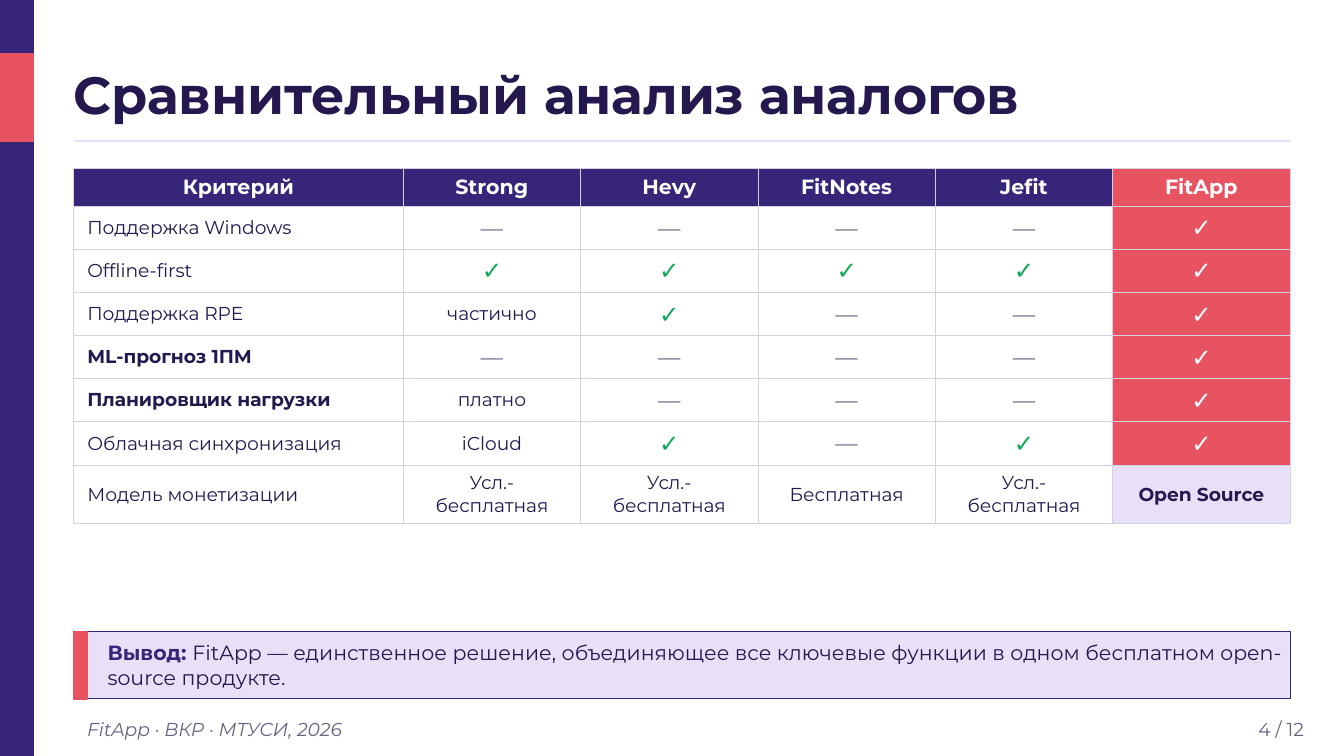
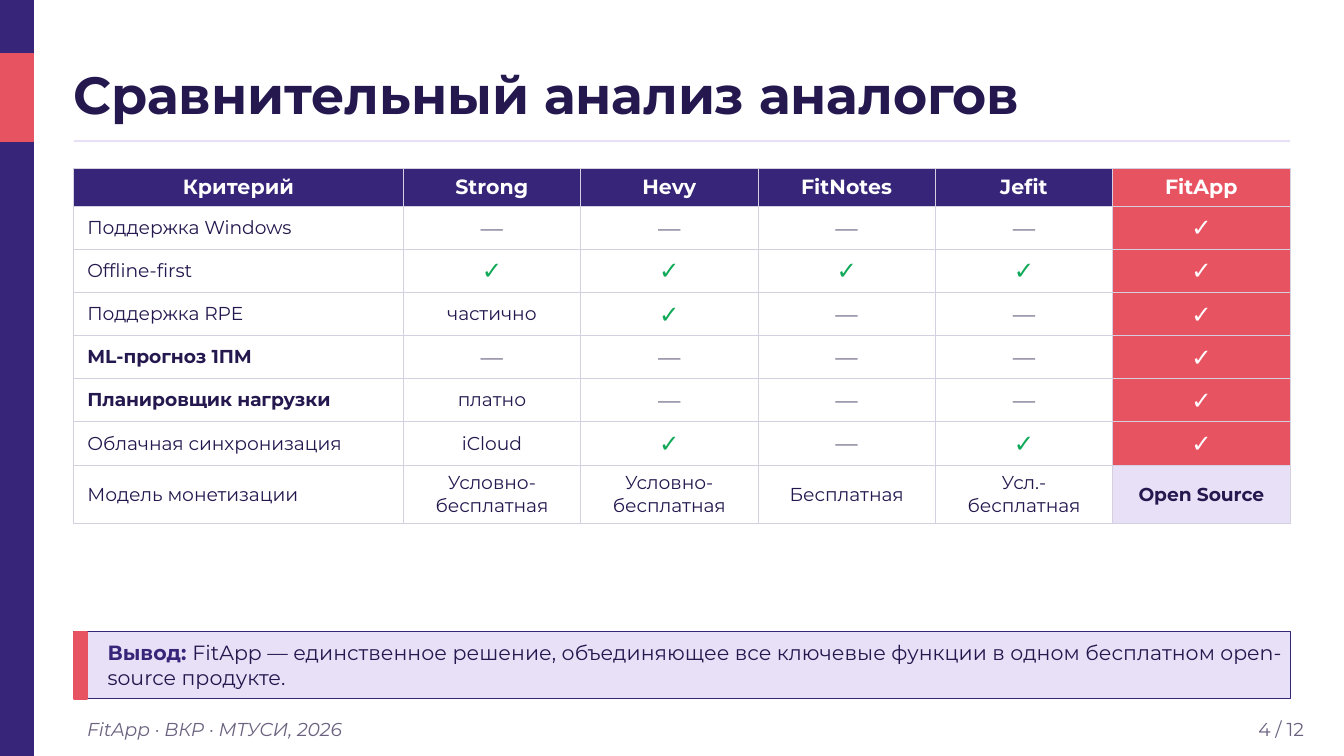
Before and after one commit to Gerasash/FitApp, a slide deck: slide 4 of VKR/presentation/presentation_zaschita_mtusi.pptx. Drawn at 1344x756 pixels with LibreOffice and Linux fonts; fonts in the diff are those of the drawing. Boxes give left, top, right and bottom in pixels: in the first picture for what was removed or moved away, otherwise in the second. Text is boxed around its words. In the diff, an @@ line names an element or a change of style, - is before the commit and + after.

```diff
--- a/VKR/presentation/presentation_zaschita_mtusi.pptx
+++ b/VKR/presentation/presentation_zaschita_mtusi.pptx
@@ table at [74, 168, 1290, 520] @@
-row 8, column 2: Усл.-бесплатная
+row 8, column 2: Условно-бесплатная
-row 8, column 3: Усл.-бесплатная
+row 8, column 3: Условно-бесплатная
```
Also in this commit, not shown: 3 other slides changed, 17 other files.
